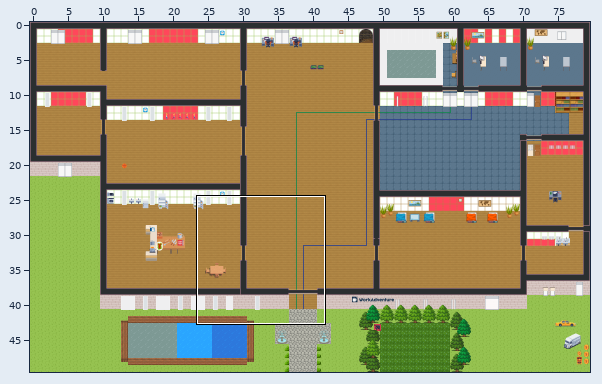
Tiled map (JSON) -- mapShaka.tmj. The picture above shows the old version from afar; the outline marks the close-up.
Close-up. Old version:
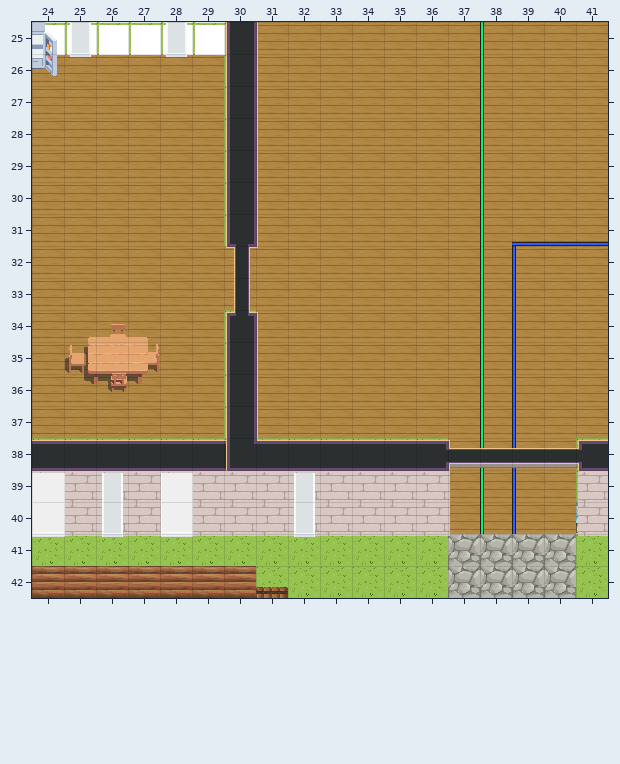
Cells are 32x32 px. Shown: x 24..41, y 25..42. The commit also changed other parts of the map, which this record leaves out.
Once edited:
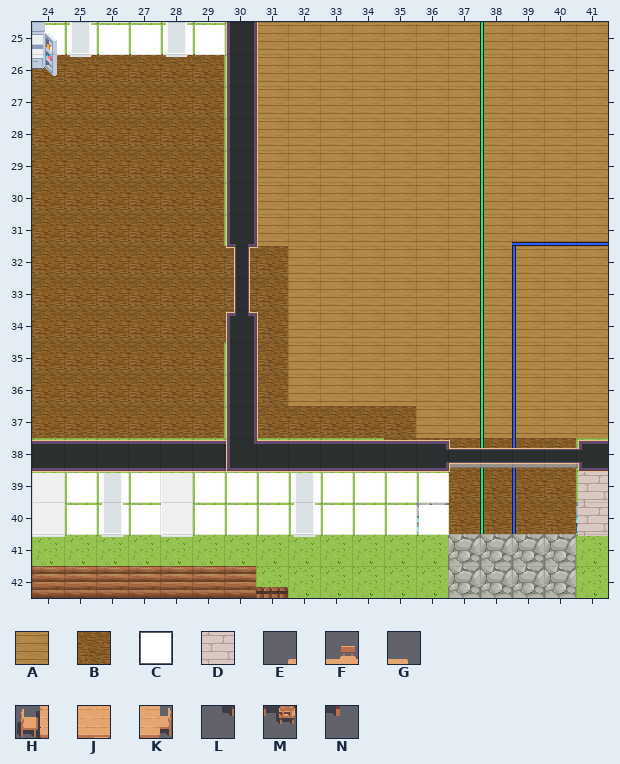
Key: from "Chunk 1": A 14, B 38, C 66, D 71, E 203, F 204, G 205, H 206, J 207, K 208, L 209, M 210, N 211.
_ is an empty cell.
Diff:
Layer "floor/Sols Interieurs":
Tile B now appears in row 35 at x 26.
The author changed tile A to tile B in rows 26 to 31 at x 24 to 29; in rows 32 to 33 at x 24 to 31; in row 34 at x 24 to 29 and 31; in row 35 at x 24 to 25, 27 to 29 and 31; in row 36 at x 24 to 29 and 31; in row 37 at x 24 to 29 and 31 to 35.
The author changed tile A to tile B in row 38 at x 37 to 40.
Tile B now appears in row 34 at x 30; in row 38 at x 35 to 36; in rows 39 to 40 at x 37 to 40.
Layer "walls Brique":
The author changed tile D to tile C in rows 39 to 40 at x 24 to 36.
Layer "Plantes et Deco":
The edit erases tile E in row 34 at x 25.
The edit erases tile F in row 34 at x 26.
The edit erases tile G in row 34 at x 27.
The edit erases tile H in row 35 at x 25.
The edit erases tile J in row 35 at x 26.
The edit erases tile K in row 35 at x 27.
The edit erases tile L in row 36 at x 25.
The edit erases tile M in row 36 at x 26.
The edit erases tile N in row 36 at x 27.
Where, in picture pixels (left, top, right, bottom), the same in both close-ups:
changed: (32, 54, 576, 536)
